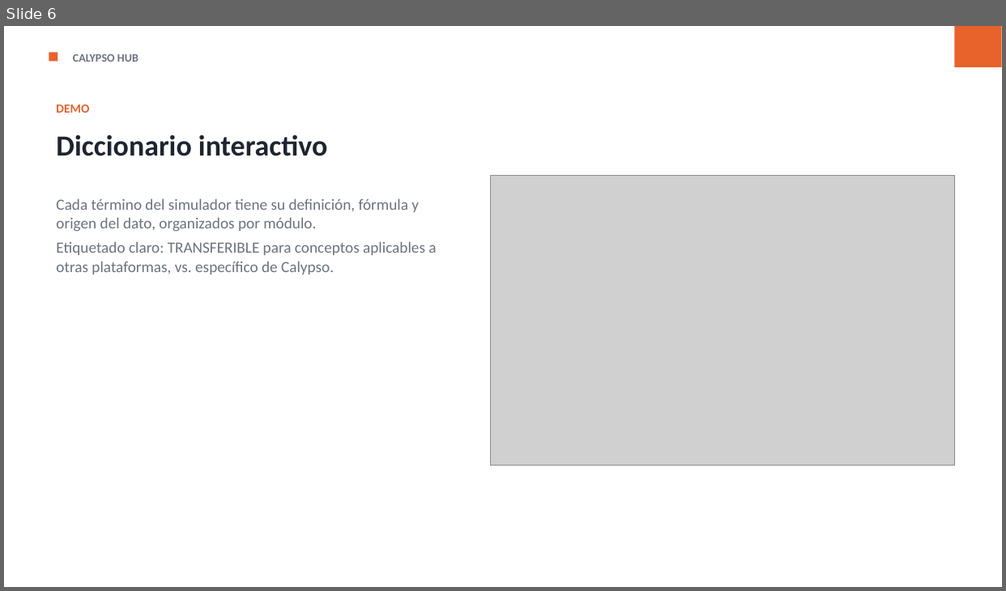
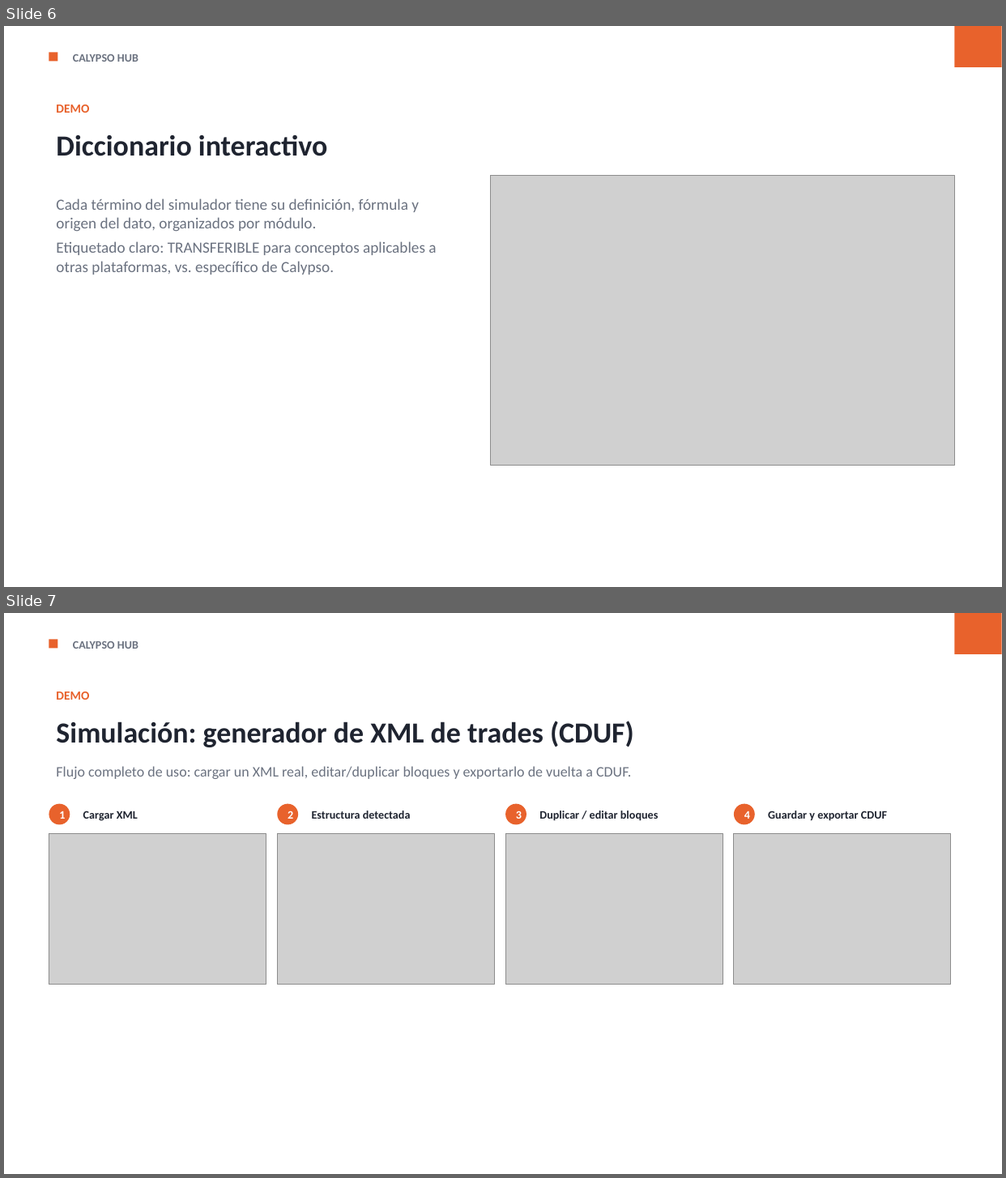
Before and after one commit to gabrielalonso-pr/calypso-knowledge-hub, a slide deck: presentation/calypso-knowledge-hub.pptx. Shown one above the other, each under a label of ours: slide 6 before the commit, slides 6 and 7 after it. The pictures are 1006x591 and 1006x1178 pixels, drawn with LibreOffice and Linux fonts; fonts in the diff are those of the drawing; grey boxes stand for pictures. Boxes give left, top, right and bottom in pixels: in the first picture for what was removed or moved away, otherwise in the second. Text is boxed around its words. In the diff, an @@ line names an element or a change of style, - is before the commit and + after.

```diff
--- a/presentation/calypso-knowledge-hub.pptx
+++ b/presentation/calypso-knowledge-hub.pptx
@@ slide 7 added at [4,613,1002,1174], background #FFFFFF @@
@@ rectangle added at [955,613,1002,654], fill #E8622C @@
@@ rectangle added at [49,639,58,648], fill #E8622C @@
@@ text added at [73,641,138,649], 11 pt, text #6B7280, bold @@
+CALYPSO HUB
@@ text added at [56,692,89,700], 12 pt, text #E8622C, bold @@
+DEMO
@@ text added at [56,721,634,747], 28 pt, text #1F2430, bold @@
+Simulación: generador de XML de trades (CDUF)
@@ text added at [56,766,631,779], 14 pt, text #6B7280 @@
+Flujo completo de uso: cargar un XML real, editar/duplicar bloques y exportarlo de vuelta a CDUF.
@@ ellipse added at [49,804,70,825], fill #E8622C, 11 pt, text #FFFFFF, bold @@
+1
@@ ellipse added at [277,804,298,825], fill #E8622C, 11 pt, text #FFFFFF, bold @@
+2
@@ ellipse added at [505,804,526,825], fill #E8622C, 11 pt, text #FFFFFF, bold @@
+3
@@ ellipse added at [734,804,755,825], fill #E8622C, 11 pt, text #FFFFFF, bold @@
+4
@@ text added at [83,811,138,821], 11 pt, text #1F2430, bold @@
+Cargar XML
@@ text added at [312,811,411,819], 11 pt, text #1F2430, bold @@
+Estructura detectada
@@ text added at [539,811,658,821], 11 pt, text #1F2430, bold @@
+Duplicar / editar bloques
@@ text added at [768,811,887,821], 11 pt, text #1F2430, bold @@
+Guardar y exportar CDUF
@@ picture added at [49,834,266,984] @@
@@ picture added at [277,834,494,984] @@
@@ picture added at [505,834,722,984] @@
@@ picture added at [734,834,951,984] @@
```
Also in this commit, not shown: 1 slide removed, 5 other files.
